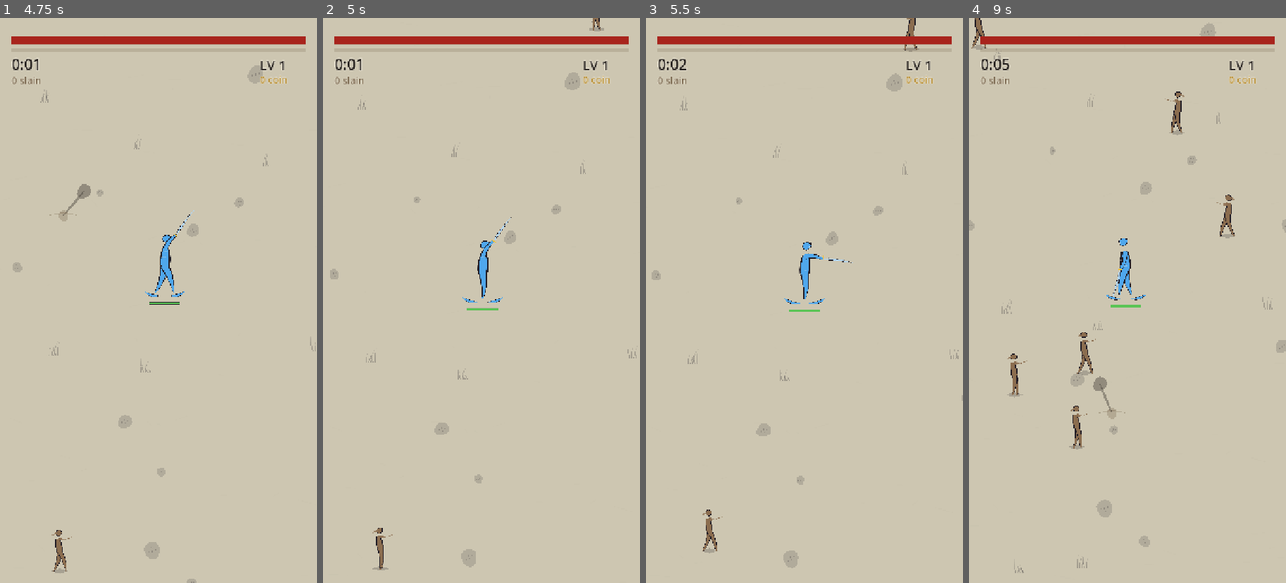
Above: before the commit, frames 1-4 (left to right).
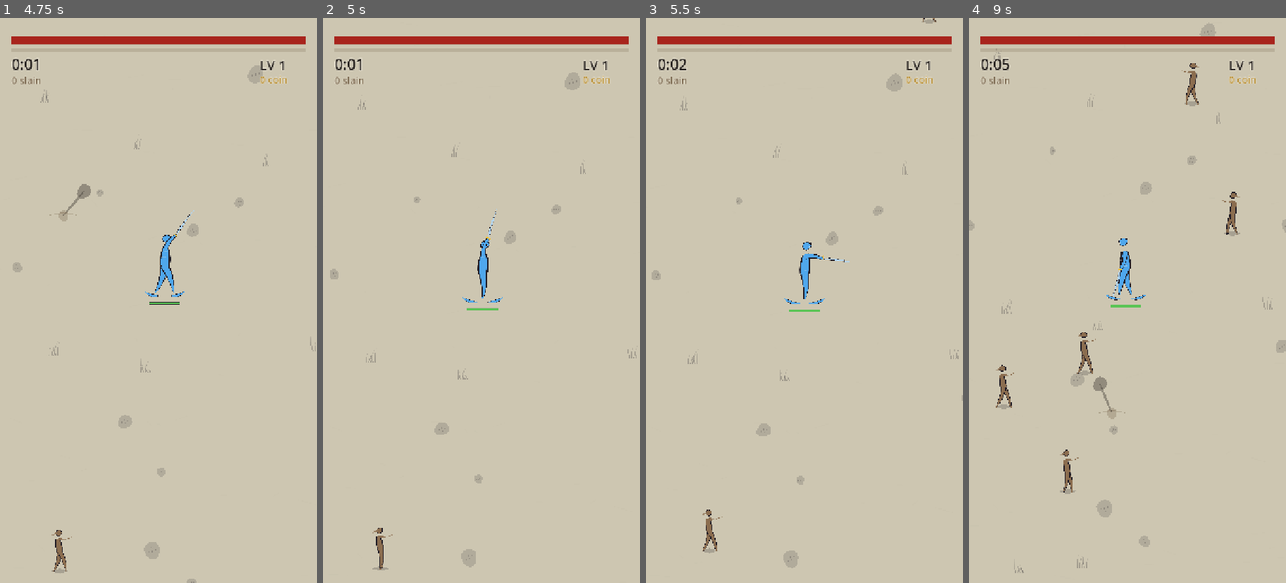
Above: after the commit, the same moments.

Repository: davidknollcsgo-collab/Kartengame
Game: Godot game, scene res://scenes/gefecht.tscn
The game is run twice, just before and just after one commit, with the same random seed, the same clock (stepped at 60 frames per second) and the same inputs.
Inputs (mouse positions are in pixels of both pictures, inside the frame that each line leads up to):
- Up to frame 1 (4.75 s): tap Enter at 0.5, 2 s; drag from (158, 300) to (190, 176) at 0.52 s; tap Space at 1.25, 2.75 s; drag from (95, 328) to (142, 413) at 1.27 s; move the mouse to (190, 176) at 2.02 s; click (190, 176) at 2.17 s; drag from (142, 413) to (63, 215) at 2.77 s; move the mouse to (253, 385) at 3.52 s; click (253, 385) at 3.67 s; drag from (63, 215) to (110, 159) at 4.27 s
- Up to frame 2 (5 s): no input
- Up to frame 3 (5.5 s): move the mouse to (820, 300) at 5.02 s; click (820, 300) at 5.17 s
- Up to frame 4 (9 s): drag from (1079, 159) to (1064, 328) at 5.77 s; move the mouse to (1197, 272) at 6.52 s; click (1197, 272) at 6.67 s; drag from (1064, 328) to (1111, 413) at 7.27 s; move the mouse to (1159, 176) at 8.02 s; click (1159, 176) at 8.17 s; drag from (1111, 413) to (1032, 215) at 8.77 s

Frame 1 is identical in both runs. In frame 2, 0.2% of the frame differs, in the area x 49-89%, y 0-43%; in frame 3, 0.2%; in frame 4, 1.4%, in the area x 0-86%, y 0-85%.

Commit message:
Die Horde bleibt beim Helden - und wer faellt, bleibt gefallen
Gemessen vorher: der Held (Tempo 200) lief dem Fussvolk (58-92) davon,
zurueckgefallene Feinde wurden erst bei 1500 Punkten versetzt. Nach zehn
Minuten lebten 2269 Feinde, im Bild standen meist 10 bis 60, und kehrte der
Daumen um, kamen tausend auf einmal herein. Feinde wichen einander nicht aus:
von 880 im Bild standen 779 auf einem anderen - die Horde waren ein paar
Klumpen.

Drei Teile, und keiner reicht allein:

* Nachholen bei 950 statt 1500, auf den Eintrittsring, rundum. Nach vorn
  (Kegel 70 Grad) trug der Speertraeger 2 von 8 - sein Speer stoesst nach
  hinten, und hinter ihm stand niemand mehr.
* Abstossung im Raster, 30-mal je Sekunde, jedes Paar einmal, je Feind
  hoechstens zehn Pruefungen. Der Held ist ein Hindernis: die Horde steht als
  Ring um ihn, nicht als Stapel auf ihm.
* Hoechstens 300 Lebende, gemessen an der Rechenzeit (200: 1,3 ms je
  Schritt, 400: 2,7 ms). Vorher lebten in Minute neun 3000.

Zwei neue Waechter messen die Mechanik: Anteil der Lebenden im Bild (Median
0,09 -> 0,22) und gedeckte Feinde (hoechste Probe 0,94 -> 0,00).

**Und ein alter Fehler: mit Rations starb niemand.** `lebt()` fragte nur nach
`leben > 0`, `_zehre()` heilte nach dem toedlichen Treffer im selben Schritt
nach. Ein Stehender steckte bei null Leben 10692 Schaden durch Bolzen ein und
stand weiter - im Spiel wie im Messstand. Gefunden erst durch Aufschluesseln
des Schadens nach Quelle, weil Stehen und Laufen ploetzlich gleichauf lagen.
`Stand.gefallen` macht den Tod endgueltig; ein Waechter prueft es. Danach
faellt der Stehende immer um 200 s, und Laufen gewinnt 13 von 16 Paaren.

Nachgezogen, jeweils ueber 16 bis 24 Saaten gemessen, keine Schranke
gelockert:

* Leben 140 statt 100 (Kurve bis 364 statt 260): die ersten drei Minuten
  wurden durch beides zugleich haerter.
* Speer-Weite 310 statt 168. Ueber Kreuz hing die Schwaeche am Helden, nicht
  am Speer; mehr Tempo machte ihn schlechter (1,25 -> 10/16, 1,40 -> 8/16),
  Reichweite besser (250 -> 22/24, 310 -> 24/24).
* Hammer-Weite 160 statt 138, Armbrust-Takt 0,68 statt 0,80: aufgelockert
  trifft ein Schlag nicht mehr einen ganzen Klumpen.
* Andrang am Anfang 1,3 statt 1,6.

Offen und benannt: die Eigenart des Speertraegers (Tempo) ist in der neuen
Horde fast wertlos, und der Stall hilft nur knapp. Beides steht in CLAUDE.md.

27 von 27 gruen, Startlauf sauber, Herkunftsnachweis vollstaendig. Der
Testlauf braucht ~15 statt ~45 Minuten - 3000 simulierte Feinde waren der
Hauptgrund.

Co-Authored-By: Claude Opus 5.5 <noreply@anthropic.com>
Claude-Session: https://claude.ai/code/session_0131VR1KmMqgfNf9f4WYuYp4

Diff:
--- a/scripts/daten/andrang.gd
+++ b/scripts/daten/andrang.gd
@@ -23,8 +23,19 @@
 ## Ein Höhepunkt, den man im Gedränge nicht sieht, ist keiner.
 const WARLORD_ZEIT := LAUF_SEKUNDEN - 30.0
 
+## **Wie viele höchstens leben.** Ist die Zahl erreicht, kommt nichts nach.
+##
+## Gemessen an der Rechenzeit je `Gefecht.schritt()` auf dem Entwicklungs-
+## rechner, mit Abstoßung: 200 Lebende 1,3 ms, 400 Lebende 2,7 ms, 800
+## Lebende 5,8 ms. Dreihundert sind rund zwei Millisekunden - auf einem
+## Telefon ein Mehrfaches, und das Zeichnen kommt noch dazu. Vorher gab es
+## keine Grenze, und in Minute neun lebten 3000.
+const HOECHSTENS_LEBEND := 300
+
 ## Eintritte je Sekunde, von bequem auf dicht.
-const RATE_ANFANG := 1.6
+## **1,3 statt 1,6**, seit die Horde beim Helden bleibt: was vorher in der
+## Schleppe außer Sicht verpuffte, kommt jetzt an.
+const RATE_ANFANG := 1.3
 const RATE_ENDE := 11.0
 
 ## Alle so viele Sekunden ein Schwall: dreifache Rate für ein paar Sekunden.
--- a/scripts/daten/halle.gd
+++ b/scripts/daten/halle.gd
@@ -63,8 +63,14 @@
     return 1.0 - pow(1.0 - t, 1.6)
 
 
-const LEBEN_GRUND := 100.0
-const LEBEN_HOECHST := 260.0
+## **140 statt 100, und die ganze Kurve mit.** Zwei Dinge kamen zugleich: die
+## Horde steht jetzt beim Helden statt in einer Schleppe außer Sicht, und
+## ein Held mit *Rations* stirbt wieder, wenn er stirbt (`Stand.gefallen`).
+## Beides machte die ersten drei Minuten härter; gemessen hielt der
+## Speerträger bei 100 Leben 2 bis 5 von 8 Saaten. Die Obergrenze wächst im
+## selben Verhältnis, damit die Mauer nicht flacher wird.
+const LEBEN_GRUND := 140.0
+const LEBEN_HOECHST := 364.0
 
 static func leben(stufe: int) -> float:
     return lerpf(LEBEN_GRUND, LEBEN_HOECHST, _kurve(stufe))
--- a/scripts/daten/waffen.gd
+++ b/scripts/daten/waffen.gd
@@ -47,7 +47,12 @@
 const SCHADEN: PackedFloat32Array = [16.0, 21.0, 13.0, 11.0, 24.0, 12.0]
 
 ## **Sekunden zwischen zwei Schlägen** auf Stufe eins.
-const TAKT: PackedFloat32Array = [0.66, 0.78, 0.42, 0.80, 1.90, 1.45]
+##
+## Die Armbrust von 0,80 auf 0,68: seit die Horde als Menge beim Helden steht
+## und nicht mehr als Klumpen hinter ihm, trug sie allein 6 von 8 Saaten,
+## beide Ausfaelle kurz vor Schluss (117 und 119 s). Mit 0,68 sind es 8 von 8;
+## mehr Schaden (13 statt 11) gab nur 7.
+const TAKT: PackedFloat32Array = [0.66, 0.78, 0.42, 0.68, 1.90, 1.45]
 
 ## **Reichweite** in Weltpunkten. Der Flegel führt hier den Bahnradius.
 ##
@@ -57,7 +62,18 @@
 ## zweihundertachtundsechzig bei der Axt. Er kreist jetzt dort, wo das
 ## Gedraenge wirklich steht, und das ist zugleich seine Aussage: *lass sie
 ## nah heran.*
-const WEITE: PackedFloat32Array = [132.0, 168.0, 70.0, 520.0, 138.0, 460.0]
+##
+## **Speer 310 statt 168, Hammer 160 statt 138** - nachgezogen, als die Horde
+## zur Menge wurde. Solange Feinde aufeinander standen, traf ein Stoß in
+## einen Klumpen ein Dutzend auf einmal; aufgelockert trifft er einen. Ueber
+## Kreuz gemessen hing die Schwaeche am Speerträger-Helden und nicht am
+## Speer (mit Schwert 12/16, der Schwertkaempfer mit Speer 16/16), und der
+## Hebel war die Reichweite: 168 -> 5/16, 210 -> 12/16, 250 -> 22/24,
+## 280 -> 23/24, 310 -> 24/24 (Speertraeger bei 180 s). Mehr
+## Tempo fuer den Helden machte ihn *schlechter* (1,25 -> 10/16, 1,40 -> 8/16),
+## weil schneller laufen jetzt heisst, schneller in die Horde zu laufen.
+## Der Hammer trug allein 6 von 8, mit 160 sind es 8 von 8.
+const WEITE: PackedFloat32Array = [132.0, 310.0, 70.0, 520.0, 160.0, 460.0]
 
 ## **Wie breit der Schlag streut**, im Bogenmaß. Null heißt: ein Punkt oder
 ## eine Bahn, kein Kegel.
--- a/scripts/kern/gefecht.gd
+++ b/scripts/kern/gefecht.gd
@@ -108,8 +108,41 @@
 ## Wo Feinde eintreten: knapp außerhalb dessen, was man sieht. Näher wäre
 ## ein Erscheinen aus dem Nichts, weiter kostet nur Laufzeit.
 const EINTRITT_RADIUS := 760.0
-## Und wer zu weit zurückfällt, wird versetzt statt ewig hinterherzulaufen.
-const HEIMHOL_RADIUS := 1500.0
+## **Wer zurückfällt, wird zurückgeholt** - auf den Eintrittsring, knapp
+## außerhalb der Sicht. Hier stand `HEIMHOL_RADIUS = 1500`, und der Held lief
+## der Horde davon: Tempo 200 gegen 58 bis 92. Gemessen lebten nach zehn Minuten 2269 Feinde, im
+## Bild standen meist 10 bis 60, und kehrte der Daumen um, kamen tausend auf
+## einmal herein. Eine Horde, die man nicht sieht, ist keine.
+##
+## Knapp außerhalb der halben Bilddiagonale (734): wer weiter weg ist, ist
+## für das Bild verloren und für das Gefecht auch.
+const NACHHOL_RADIUS := 950.0
+## Halber Öffnungswinkel des Kegels um den Laufweg, in den nachgeholt wird.
+##
+## **PI, also rundum - nicht nach vorn.** Der erste Anlauf holte in einen
+## Kegel von 70 Grad vor den Helden, wie es das Genre gern tut. Gemessen
+## trug der Speerträger danach 2 von 8 Saaten statt 7: sein Speer stößt nach
+## hinten (Zusicherung 4), und hinter ihm stand niemand mehr. Rundum holt die
+## Schleppe genauso ins Bild und lässt der einzigen Waffe, die nach dem
+## Laufweg fragt, ihre Antwort.
+const NACHHOL_KEGEL := PI
+
+## **Feinde weichen einander aus.** Ohne das lief jeder gerade auf den
+## Helden zu, und Feinde derselben Sorte liefen auf derselben Bahn: bei 360 s
+## standen von 880 Feinden im Bild 779 praktisch auf einem anderen. Die Horde
+## war ein paar Klumpen und keine Menge.
+##
+## Ein Raster statt jeder gegen jeden, und je Feind höchstens
+## `TRENN_NACHBARN` Prüfungen - sonst wird ein Stapel in einer Zelle
+## quadratisch. `TRENN_ENGE` unter eins: eine Menge darf sich überlappen,
+## nur nicht decken.
+const TRENN_ZELLE := 64.0
+const TRENN_FEDER := 12.0
+const TRENN_NACHBARN := 10
+const TRENN_ENGE := 0.85
+## Wie oft getrennt wird. Eine Menge ordnet sich nicht sechzigmal je Sekunde
+## neu, und der Durchgang ist der teuerste des ganzen Schritts.
+const TRENN_TAKT := 1.0 / 30.0
 
 ## Wie lange ein Treffer einen Feind zurückwirft. Klein: Rückstoß, der die
 ## Horde aufhält, nimmt dem Gedränge seinen Sinn.
@@ -227,10 +260,19 @@
     var angebote: Array = []
 
     var _eintritt_rest := 0.0
+    var _trenn_uhr := 0.0
     var vorfaelle: Array = []
 
+    ## **Wer gefallen ist, bleibt gefallen.** `lebt()` fragte nur nach
+    ## `leben > 0` - und `_zehre()` heilte im selben Schritt ein Zehntel
+    ## nach. Mit dem Zug *Rations* endete damit kein Lauf mehr: gemessen
+    ## steckte ein Stehender bei null Leben in achtzig Sekunden 10692 Schaden
+    ## durch Bolzen ein und stand weiter. Das galt im Spiel wie im Messstand,
+    ## und jede Messung mit "600 s durchgehalten" konnte ein Untoter sein.
+    var gefallen := false
+
     func lebt() -> bool:
-        return leben > 0.0
+        return not gefallen and leben > 0.0
 
     func waffe_stufe(w: int) -> int:
         return int(waffen.get(w, 0))
@@ -325,6 +367,7 @@
     _bewege_streiter(s, dt, eingabe)
     _speise_nach(s, dt, rng)
     _bewege_feinde(s, dt, rng)
+    _trenne_feinde(s, dt)
     _fuehre_waffen(s, dt, rng)
     _fuehre_gefaehrten(s, dt)
     _bewege_geschosse(s, dt)
@@ -366,10 +409,15 @@
         return
     s._eintritt_rest -= dt * Andrang.rate(s.zeit)
     var sicherung := 0
-    while s._eintritt_rest <= 0.0 and sicherung < 40:
+    while s._eintritt_rest <= 0.0 and sicherung < 40 \
+            and s.feinde.size() < Andrang.HOECHSTENS_LEBEND:
         s._eintritt_rest += 1.0
         _setze_ein(s, Andrang.ziehe(s.zeit, rng), rng)
         sicherung += 1
+    # **Voll ist voll.** Was über der Obergrenze nachkäme, wird verworfen und
+    # nicht aufgestaut - sonst ergösse sich nach dem ersten Luftholen die
+    # ganze aufgestaute Horde auf einmal.
+    s._eintritt_rest = maxf(s._eintritt_rest, 0.0)
 
 
 static func _setze_ein(s: Stand, art: int, rng: RandomNumberGenerator) -> void:
@@ -474,11 +522,10 @@
             var fach := int(winkel / TAU * float(SEKTOREN)) % SEKTOREN
             faecher |= 1 << fach
 
-        # Wer weit zurückfällt, wird versetzt. Ein Feind, der zwei Minuten
-        # hinterherläuft, ist kein Gegner, sondern ein Kostenpunkt.
-        if abstand > HEIMHOL_RADIUS:
-            var w := rng.randf() * TAU
-            f.ort = s.ort + Vector2(cos(w), sin(w)) * EINTRITT_RADIUS
+        # Wer weit zurückfällt, wird nach vorn geholt. Ein Feind, der zwei
+        # Minuten hinterherläuft, ist kein Gegner, sondern ein Kostenpunkt.
+        if abstand > NACHHOL_RADIUS:
+            _hole_nach(s, f, rng)
 
     var besetzt := 0
     for i in SEKTOREN:
@@ -493,13 +540,115 @@
             s.umzingelt))
 
 
+## Setzt einen Zurückgefallenen auf den Eintrittsring. Leben und Sorte
+## bleiben - es ist derselbe Feind, nicht ein neuer.
+static func _hole_nach(s: Stand, f: Feind, rng: RandomNumberGenerator) -> void:
+    var w := rng.randf() * TAU
+    if s.lauf.length_squared() > 0.02:
+        w = s.lauf.angle() + (rng.randf() * 2.0 - 1.0) * NACHHOL_KEGEL
+    f.ort = s.ort + Vector2(cos(w), sin(w)) * EINTRITT_RADIUS
+    f.stoss_rest = 0.0
+    f.stuermt = false
+    f.uhr = Feinde.STURM_SAMMELN
+
+
+## **Die Horde als Menge.** Überlappende Paare werden hälftig auseinander
+## geschoben, gedämpft mit der Zeit und nicht je Bild - sonst stünde die
+## Menge auf einem 120-Hz-Telefon lockerer als auf einem mit 60.
+static func _trenne_feinde(s: Stand, dt: float) -> void:
+    s._trenn_uhr += dt
+    if s._trenn_uhr < TRENN_TAKT:
+        return
+    var zeit := s._trenn_uhr
+    s._trenn_uhr = 0.0
+    var n := s.feinde.size()
+    if n == 0:
+        return
+    var anteil := minf(1.0, TRENN_FEDER * zeit)
+    # Schlüssel als eine Zahl statt als Vector2i: schneller zu streuen, und
+    # 2^16 Zellen je Achse sind 4 Millionen Punkte Feld.
+    var gitter := {}
+    var schwere: Array[Feind] = []
+    for i in n:
+        var f := s.feinde[i]
+        if not f.lebt:
+            continue
+        if Feinde.ist_warlord(f.art):
+            schwere.append(f)
+            continue
+        var z := (floori(f.ort.x / TRENN_ZELLE) + 32768) * 65536 \
+            + floori(f.ort.y / TRENN_ZELLE) + 32768
+        if gitter.has(z):
+            gitter[z].append(f)
+        else:
+            gitter[z] = [f]
+    # **Jedes Paar genau einmal**, ohne es erst zu finden und dann zu
+    # verwerfen: dieselbe Zelle nur nach vorn, dazu die vier Nachbarn auf
+    # einer Seite. Der erste Anlauf lief je Feind über alle neun Zellen und
+    # übersprang die Hälfte: bei 400 Feinden 5,8 ms je Schritt, so 3,6.
+    for z in gitter:
+        var hier: Array = gitter[z]
+        var nachbarn: Array = [hier]
+        for versatz in [65536 - 1, 65536, 65536 + 1, 1]:
+            if gitter.has(z + versatz):
+                nachbarn.append(gitter[z + versatz])
+        for k in hier.size():
+            var a: Feind = hier[k]
+            var geprueft := 0
+            for liste_i in nachbarn.size():
+                var liste: Array = nachbarn[liste_i]
+                var ab := k + 1 if liste_i == 0 else 0
+                for m in range(ab, liste.size()):
+                    if geprueft >= TRENN_NACHBARN:
+                        break
+                    geprueft += 1
+                    var b: Feind = liste[m]
+                    var d := b.ort - a.ort
+                    var eng := (a.radius + b.radius) * TRENN_ENGE
+                    var l2 := d.length_squared()
+                    if l2 >= eng * eng:
+                        continue
+                    var l := sqrt(l2)
+                    # Genau aufeinander: eine feste Richtung aus der Lage im
+                    # Stapel, kein Wurf - der Kern zieht nur aus dem rng.
+                    var richt := d / l if l > 0.001 \
+                        else Vector2(cos(float(k + m)), sin(float(k + m)))
+                    var schub := (eng - l) * 0.5 * anteil
+                    a.ort -= richt * schub
+                    b.ort += richt * schub
+    # Der Warlord passt nicht ins Raster. Es gibt nur einen, also schiebt er
+    # in einem eigenen Durchgang - und nur die anderen weichen.
+    for w in schwere:
+        for f in s.feinde:
+            if f == w or not f.lebt:
+                continue
+            var d := f.ort - w.ort
+            var eng := (w.radius + f.radius) * TRENN_ENGE
+            var l2 := d.length_squared()
+            if l2 < eng * eng and l2 > 0.000001:
+                var l := sqrt(l2)
+                f.ort += d / l * (eng - l) * anteil
+    # **Der Held ist ein Hindernis.** Wer in ihn hineinläuft, wird auf den
+    # Rand geschoben - knapp innerhalb der Berührung, damit sie bleibt. So
+    # steht die Horde als Ring um ihn und nicht als Stapel auf ihm.
+    for f in s.feinde:
+        if not f.lebt:
+            continue
+        var d := f.ort - s.ort
+        var rand := (f.radius + STREITER_RADIUS) * 0.9
+        var l2 := d.length_squared()
+        if l2 < rand * rand and l2 > 0.000001:
+            f.ort = s.ort + d / sqrt(l2) * rand
+
+
 static func _verwunde(s: Stand, roh: float) -> void:
     var panzer := Gunst.panzer(s.zug_stufe(Gunst.Zug.RUESTUNG)) + s.panzer_zusatz
     var wirklich := roh * (1.0 - clampf(panzer, 0.0, 0.85))
     s.leben -= wirklich
     s.vorfaelle.append([Vorfall.STREITER_GETROFFEN, null])
-    if s.leben <= 0.0:
+    if s.leben <= 0.0 and not s.gefallen:
         s.leben = 0.0
+        s.gefallen = true
         s.vorfaelle.append([Vorfall.ENDE, null])
 
 
@@ -872,7 +1021,7 @@
 
 static func _zehre(s: Stand, dt: float) -> void:
     var z := Gunst.zehrung(s.zug_stufe(Gunst.Zug.ZEHRUNG))
-    if z <= 0.0:
+    if z <= 0.0 or s.gefallen:
         return
     s.leben = minf(s.leben_voll, s.leben + z * dt)
 
--- a/tests/run_tests.gd
+++ b/tests/run_tests.gd
@@ -35,13 +35,18 @@
     "_test_stehen_wird_umzingelt",
     "_test_stehenbleiben_verliert",
     "_test_umzingelung_kostet_mehr_als_eine_flanke",
+    "_test_die_horde_steht_im_bild",
+    "_test_feinde_stehen_nicht_aufeinander",
     "_test_jede_waffe_traegt_allein",
     "_test_keine_waffe_ist_die_beste",
     "_test_flegel_haengt_nicht_an_der_bildrate",
     "_test_sold_kommt_an",
+    "_test_der_tod_ist_endgueltig",
 ]
 
 var _fehler: Array[String] = []
+## Die Proben der Horde, einmal gerechnet fuer zwei Waechter.
+var _horde: Dictionary = {}
 
 
 func _init() -> void:
@@ -488,6 +493,116 @@
 
 # --- Das Gefecht ------------------------------------------------------------
 
+## **Die Horde, gezaehlt, wo man sie sieht.** Schwertkaempfer auf Burg 0,
+## der Daumen fuehrt, sechs Saaten, Proben alle 30 s von 120 bis 360 s.
+##
+## **Der Held ist dabei unsterblich.** Gefragt ist, wo die Horde steht, nicht
+## wer stirbt - ein Lauf, der nach 200 s endet, haette die spaeten Proben gar
+## nicht, und dann misst man die Todeszeit mit. Eine Messung, die an eine
+## Decke stoesst, ist keine.
+##
+## Einmal gerechnet und fuer beide Waechter aufgehoben: es sind dieselben
+## Laeufe, und sie kosten je eine Minute.
+func _horde_proben() -> Dictionary:
+    if not _horde.is_empty():
+        return _horde
+    var anteile: Array[float] = []
+    var stapel: Array[float] = []
+    var meiste := 0
+    for saat in 6:
+        var stufen := {}
+        for b in Halle.NAMEN.size():
+            stufen[b] = 0
+        var s := Gefecht.baue(stufen, Helden.Held.SCHWERT, {})
+        s.leben_voll = 1e9
+        s.leben = 1e9
+        var rng := RandomNumberGenerator.new()
+        rng.seed = 700 + saat
+        var takt := 1.0 / 60.0
+        var naechste := 120.0
+        while s.zeit < 360.0:
+            if s.wartet_auf_wahl:
+                Gefecht.nimm(s, Daumen.waehle(s))
+                continue
+            Gefecht.schritt(s, takt, Daumen.richtung(s), rng)
+            meiste = maxi(meiste, s.feinde.size())
+            if s.zeit < naechste:
+                continue
+            naechste += 30.0
+            # Das Sichtfeld des Entwurfs: 720 x 1280 um den Helden.
+            var im_bild: Array[Gefecht.Feind] = []
+            for f in s.feinde:
+                var d := f.ort - s.ort
+                if absf(d.x) < 360.0 and absf(d.y) < 640.0:
+                    im_bild.append(f)
+            anteile.append(float(im_bild.size()) / maxf(1.0, float(s.feinde.size())))
+            # Unter zwanzig im Bild ist ein Anteil ein Wurf.
+            if im_bild.size() < 20:
+                continue
+            var gedeckt := 0
+            for a in im_bild:
+                for b in im_bild:
+                    if a != b and a.ort.distance_to(b.ort) < a.radius * 0.25:
+                        gedeckt += 1
+                        break
+            stapel.append(float(gedeckt) / float(im_bild.size()))
+    anteile.sort()
+    stapel.sort()
+    _horde = {"anteile": anteile, "stapel": stapel, "meiste": meiste}
+    return _horde
+
+
+func _test_die_horde_steht_im_bild() -> bool:
+    # **Eine Horde, die man nicht sieht, ist keine.** Der Held ist schneller
+    # als fast alles, was ihn jagt (200 gegen 58 bis 92), und zurueckgefallene
+    # Feinde wurden erst bei 1500 Punkten versetzt. Also lief der Daumen
+    # davon, und hinter ihm trottete die Horde ausser Sicht: nach zehn Minuten
+    # lebten 2269, im Bild standen meist 10 bis 60.
+    #
+    # Gemessen mit genau diesen Laeufen, vorher und nachher:
+    #
+    #                              vorher        nachher
+    #     Anteil im Bild, Median    0,09          0,22
+    #     unteres Viertel           0,04          0,15
+    #     meiste Lebende            1256          300
+    #
+    # Gefordert ist ein Median von 0,16 - fast das Doppelte des alten und
+    # mit Abstand unter dem neuen -, und nie mehr Lebende als die
+    # Obergrenze. Wer das rot sieht, hat wieder eine Schleppe gebaut.
+    var p := _horde_proben()
+    var anteile: Array[float] = p["anteile"]
+    var median := anteile[anteile.size() / 2]
+    if not _melde(int(p["meiste"]) <= Andrang.HOECHSTENS_LEBEND,
+            "es lebten %d Feinde, Obergrenze %d" % [p["meiste"],
+            Andrang.HOECHSTENS_LEBEND]):
+        return false
+    return _melde(median >= 0.16,
+        "im Bild steht im Median nur %.2f der Lebenden" % median)
+
+
+func _test_feinde_stehen_nicht_aufeinander() -> bool:
+    # **Eine Menge, keine Klumpen.** Ohne Abstossung lief jeder Feind gerade
+    # auf den Helden zu, und Feinde derselben Sorte auf derselben Bahn. Bei
+    # 360 s standen von 880 Feinden im Bild 779 auf einem anderen - der
+    # Bildschirm zeigte ein paar Klumpen, und hundert Figuren lasen sich wie
+    # fuenf.
+    #
+    # Gezaehlt: wer naeher als ein Viertel seines Radius an einem anderen
+    # steht, deckt ihn praktisch. Mit genau diesen Laeufen:
+    #
+    #                                 vorher        nachher
+    #     gedeckt, Median             0,15          0,00
+    #     gedeckt, hoechste Probe     0,94          0,00
+    var p := _horde_proben()
+    var stapel: Array[float] = p["stapel"]
+    if not _melde(stapel.size() >= 20,
+            "nur %d Proben mit zwanzig oder mehr Feinden im Bild" % stapel.size()):
+        return false
+    var hoechste := stapel[stapel.size() - 1]
+    return _melde(hoechste <= 0.05,
+        "in einer Probe decken sich %.0f %% der Feinde im Bild" % (hoechste * 100.0))
+
+
 func _test_ein_laeufer_haelt_die_ersten_minuten() -> bool:
     # **Die untere Schranke.** Der simulierte Daumen kitet und sammelt, mehr
     # nicht. Die vollen zehn Minuten misst `tools/probe.gd`; hier reicht der
@@ -859,3 +974,22 @@
     return _melde(s.sold > 0 and s.stufe > 1,
         "%d erschlagen, aber nur %d Sold und Stufe %d"
         % [s.erschlagen, s.sold, s.stufe])
+
+
+func _test_der_tod_ist_endgueltig() -> bool:
+    # **Mit Rations starb niemand.** `_zehre()` heilte nach dem tödlichen
+    # Treffer im selben Schritt nach, `lebt()` fragte nur nach dem Leben, und
+    # der Lauf ging weiter - im Spiel wie im Messstand. Gemessen stand ein
+    # Held bei null Leben achtzig Sekunden im Bolzenhagel.
+    var s := Gefecht.baue({}, Helden.Held.SCHWERT, {})
+    s.zuege[Gunst.Zug.ZEHRUNG] = Gunst.ZUG_HOECHSTSTUFE
+    Gefecht._verwunde(s, s.leben_voll * 10.0)
+    if not _melde(Gefecht.vorbei(s), "nach dem toedlichen Treffer ist der Lauf nicht vorbei"):
+        return false
+    var rng := RandomNumberGenerator.new()
+    rng.seed = 1
+    for i in 120:
+        Gefecht._zehre(s, 1.0 / 60.0)
+        Gefecht.schritt(s, 1.0 / 60.0, Vector2.ZERO, rng)
+    return _melde(Gefecht.vorbei(s) and not s.lebt(),
+        "mit Rations steht der Held nach dem Tod wieder auf (Leben %.1f)" % s.leben)
Not shown, changed: CLAUDE.md
